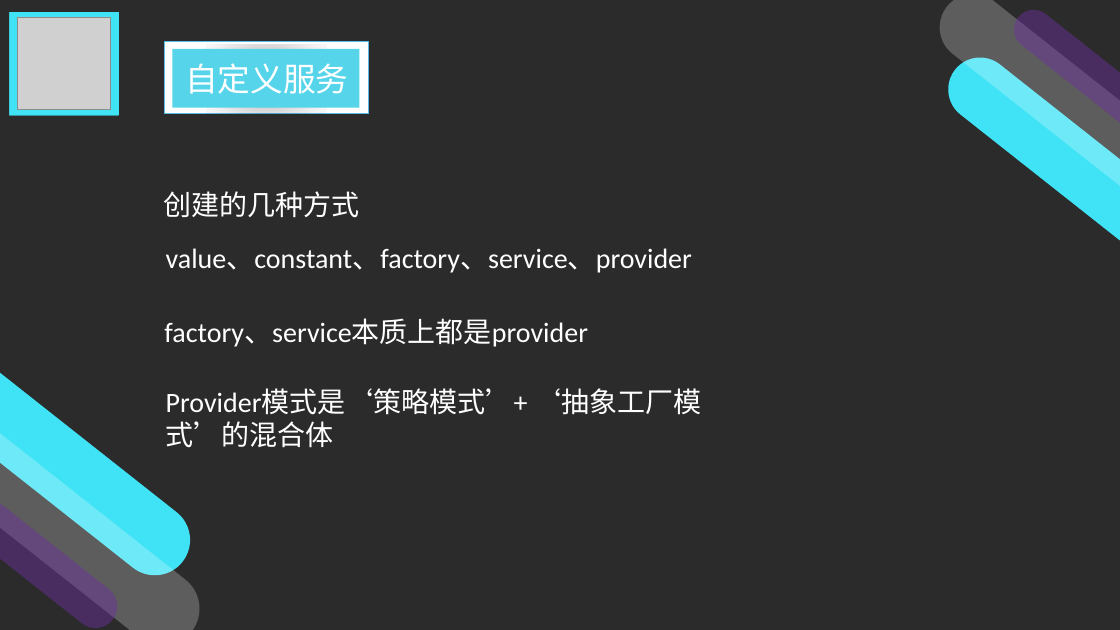
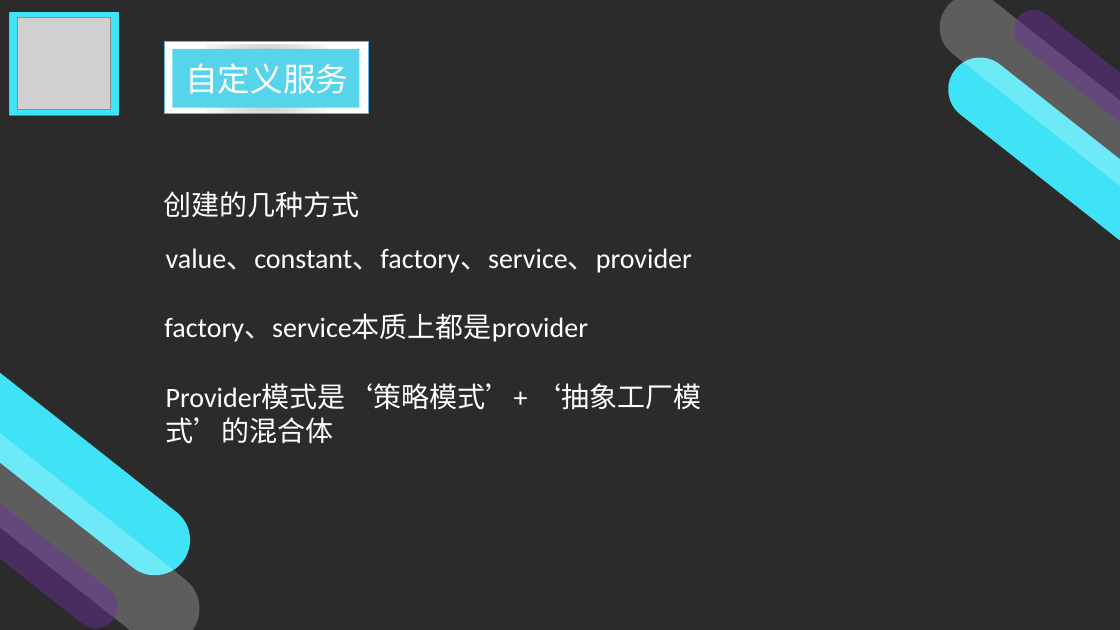
Before and after one commit to Dreamweaver-jun/AngularJS-sample, a slide deck: slide 19 of AngularJS演示.pptx. Drawn at 1120x630 pixels with LibreOffice and Linux fonts; fonts in the diff are those of the drawing; grey boxes stand for pictures; background and template pictures are left out; a plain dark background stands for a picture behind light text. Boxes give left, top, right and bottom in pixels: in the first picture for what was removed or moved away, otherwise in the second. Text is boxed around its words. In the diff, an @@ line names an element or a change of style, - is before the commit and + after.

```diff
--- a/AngularJS演示.pptx
+++ b/AngularJS演示.pptx
@@ text "factory、service本质上都是provider": place and size @@
-text "factory、service本质上都是provider" at [164, 319, 588, 347]
+text "factory、service本质上都是provider" at [164, 314, 588, 342]
@@ text "Provider模式是‘策略模式’+ ‘抽象工厂模式’的混合体": place and size @@
-text "Provider模式是‘策略模式’+ ‘抽象工厂模式’的混合体" at [166, 388, 702, 448]
+text "Provider模式是‘策略模式’+ ‘抽象工厂模式’的混合体" at [166, 383, 702, 444]
```
Also in this commit, not shown: 1 slide added, 5 other files.
